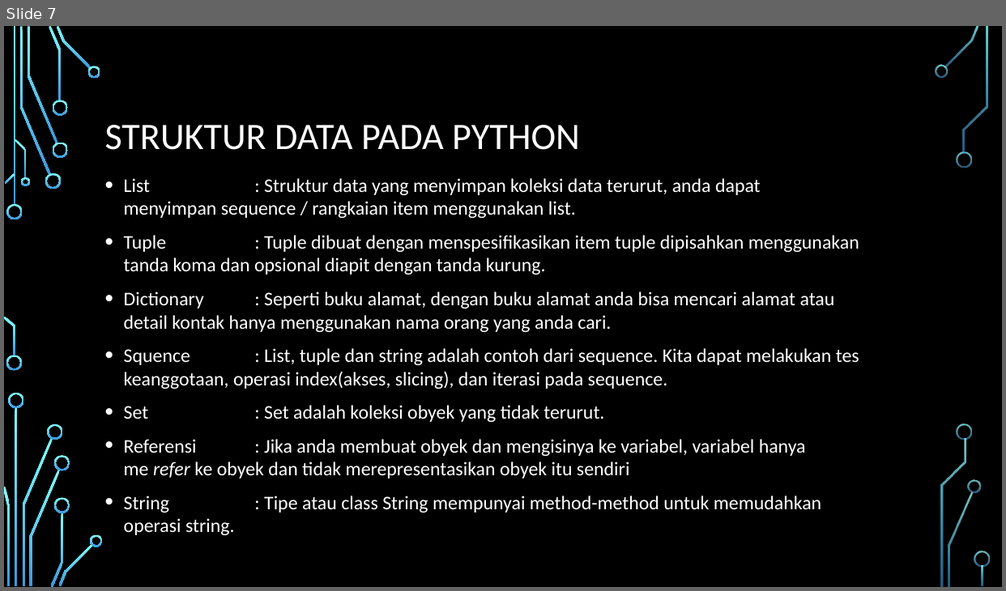
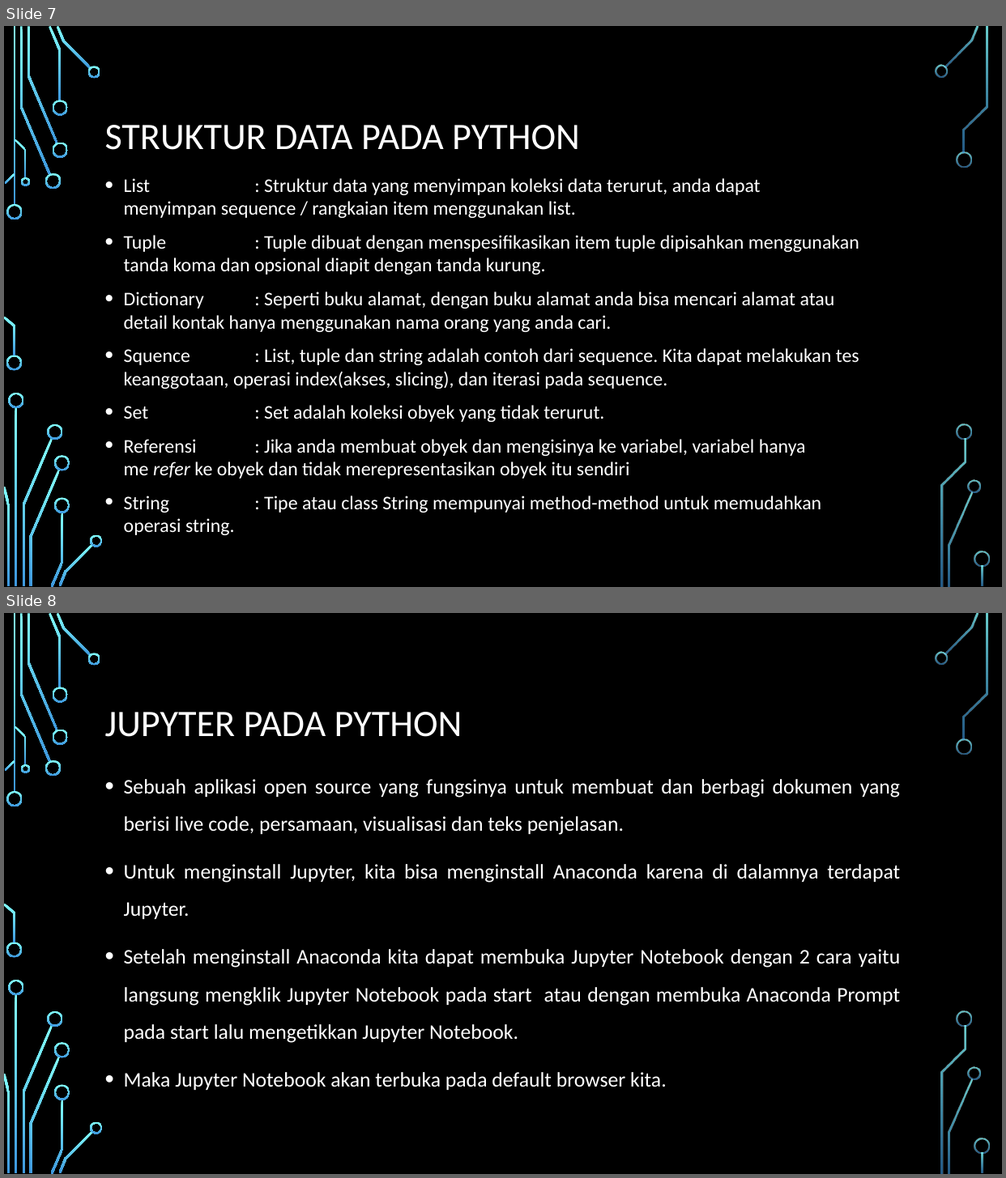
Before and after one commit to dendhihar/Pengantar-Deep-Learning, a slide deck: PPT Python.pptx. Shown one above the other, each under a label of ours: slide 7 before the commit, slides 7 and 8 after it. The pictures are 1006x591 and 1006x1178 pixels, drawn with LibreOffice and Linux fonts; fonts in the diff are those of the drawing; background and template pictures are left out. Boxes give left, top, right and bottom in pixels: in the first picture for what was removed or moved away, otherwise in the second. Text is boxed around its words. In the diff, an @@ line names an element or a change of style, - is before the commit and + after.

```diff
--- a/PPT Python.pptx
+++ b/PPT Python.pptx
@@ slide 8 added at (x1=4, y1=613, x2=1002, y2=1174), background picture (left out); not listed: 36 template elements that a slide beside it also shows @@
@@ title added at (x1=105, y1=712, x2=462, y2=737), 36 pt, text #FFFFFF @@
+JUPYTER PADA PYTHON
@@ text added at (x1=124, y1=779, x2=901, y2=1090), 20 pt, text #FFFFFF @@
+• Sebuah aplikasi open source yang fungsinya untuk membuat dan berbagi dokumen yang berisi live code, persamaan, visualisasi dan teks penjelasan.
+• Untuk menginstall Jupyter, kita bisa menginstall Anaconda karena di dalamnya terdapat Jupyter.
+• Setelah menginstall Anaconda kita dapat membuka Jupyter Notebook dengan 2 cara yaitu langsung mengklik Jupyter Notebook pada start atau dengan membuka Anaconda Prompt pada start lalu mengetikkan Jupyter Notebook.
+• Maka Jupyter Notebook akan terbuka pada default browser kita.
```
Also in this commit, not shown: 2 other slides added.
